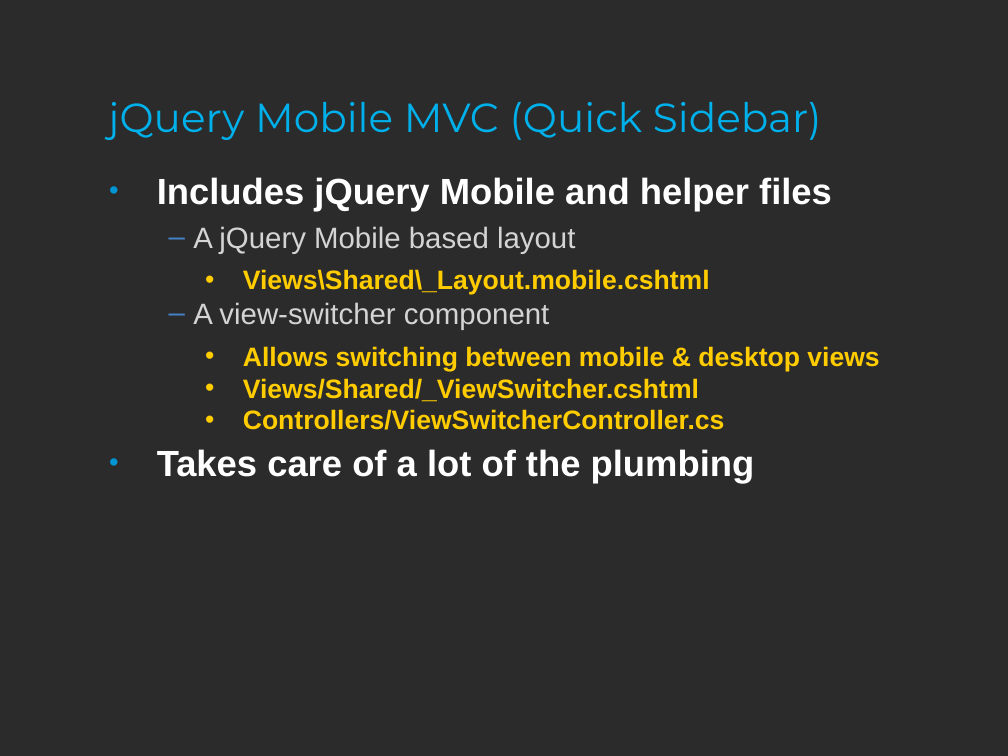
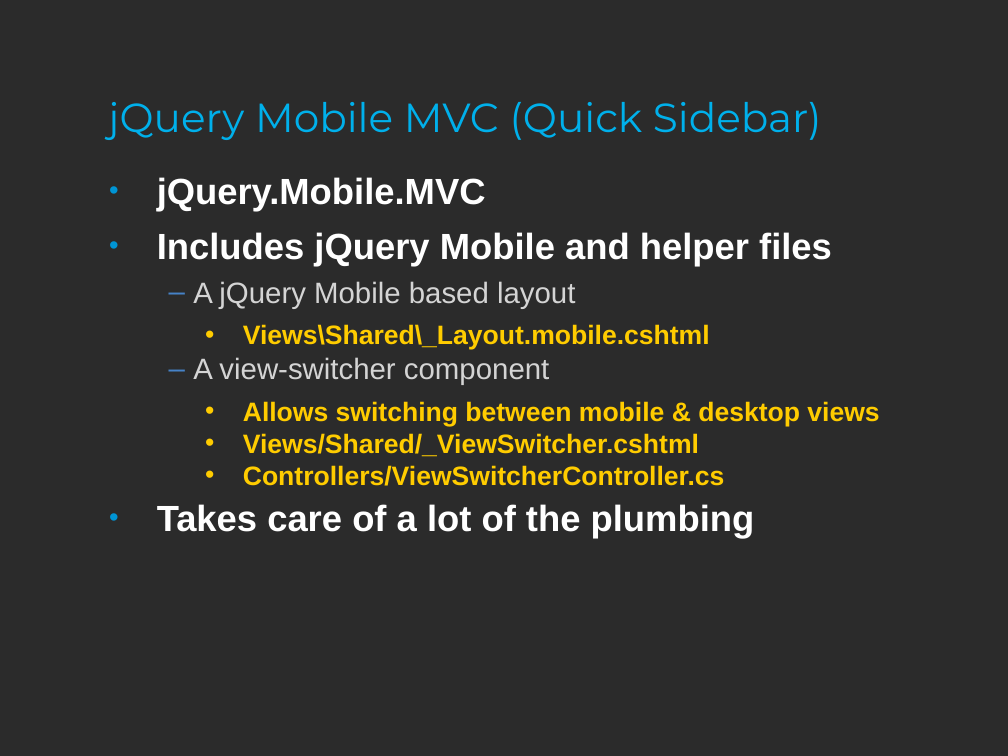
Before and after one commit to kburnell/MobileMasses, a slide deck: slide 25 of MobileMasses.ppt. Drawn at 1008x756 pixels with LibreOffice and Linux fonts; fonts in the diff are those of the drawing; background and template pictures are left out; a plain dark background stands for a picture behind light text. Boxes give left, top, right and bottom in pixels: in the first picture for what was removed or moved away, otherwise in the second. Text is boxed around its words. In the diff, an @@ line names an element or a change of style, - is before the commit and + after.

```diff
--- a/MobileMasses.ppt
+++ b/MobileMasses.ppt
@@ text at box(157, 177, 486, 212): paragraph added @@
+• jQuery.Mobile.MVC
```
Also in this commit, not shown: 2 other slides changed.
